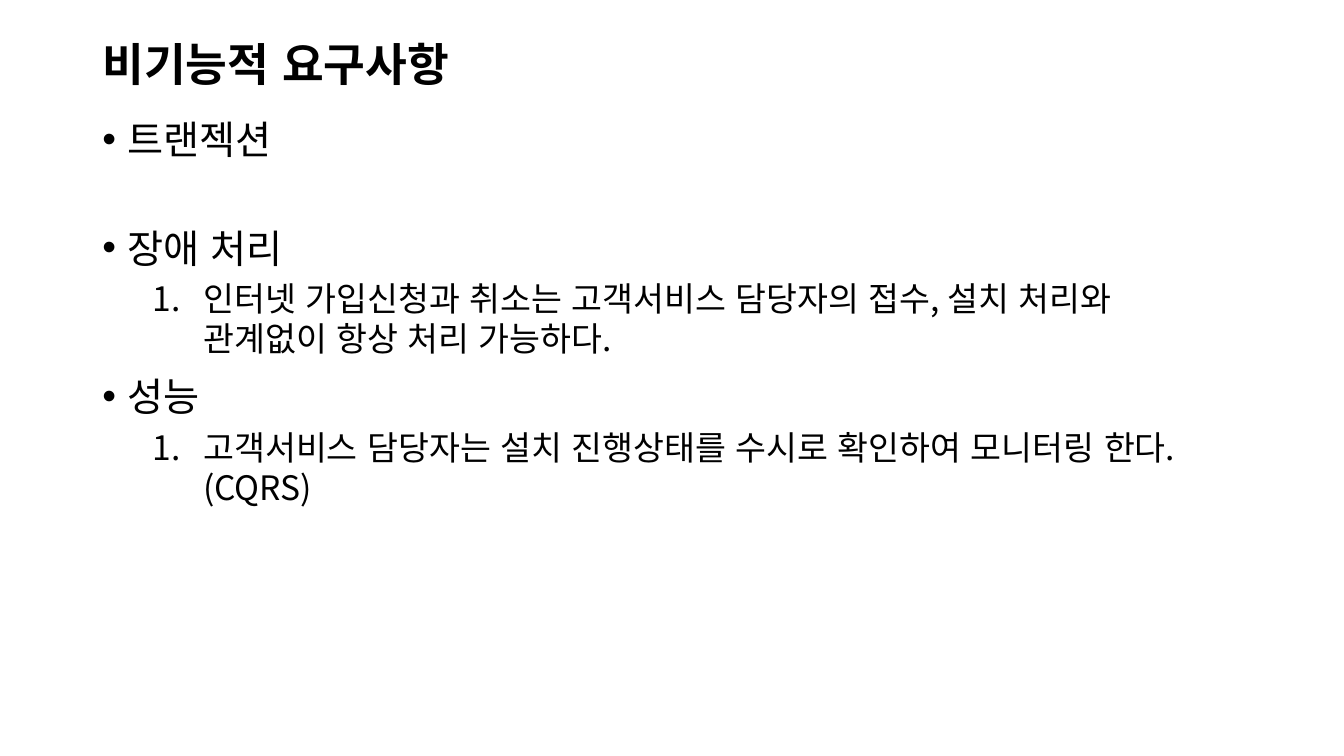
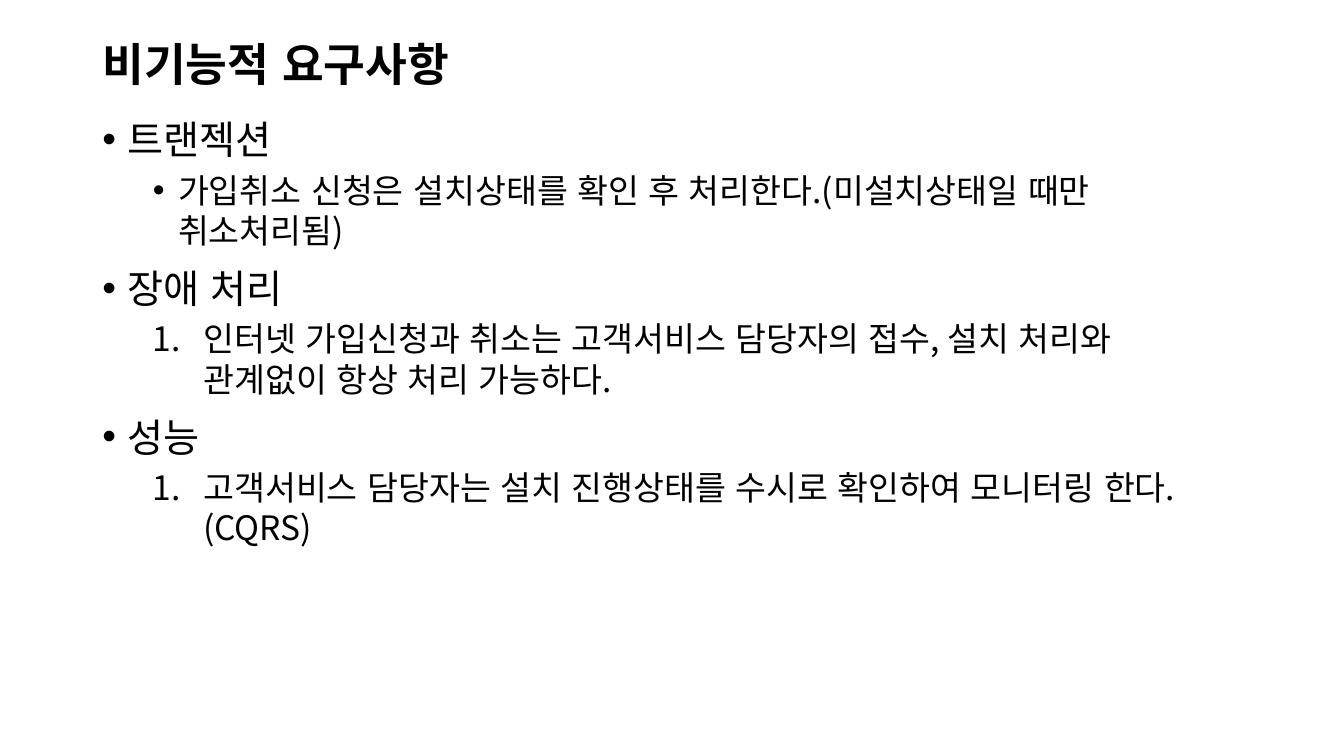
Before and after one commit to jisujin/ipTVShopProject, a slide deck: slide 5 of 실습프로젝트설계_ipTVShopProject.pptx. Drawn at 1344x756 pixels with LibreOffice and Linux fonts; fonts in the diff are those of the drawing. Boxes give left, top, right and bottom in pixels: in the first picture for what was removed or moved away, otherwise in the second. Text is boxed around its words. In the diff, an @@ line names an element or a change of style, - is before the commit and + after.

```diff
--- a/실습프로젝트설계_ipTVShopProject.pptx
+++ b/실습프로젝트설계_ipTVShopProject.pptx
@@ text at (178, 175, 1090, 250): paragraph added @@
+  • 가입취소 신청은 설치상태를 확인 후 처리한다.(미설치상태일 때만 취소처리됨)
```
Also in this commit, not shown: 4 other slides changed, 8 slides added.
